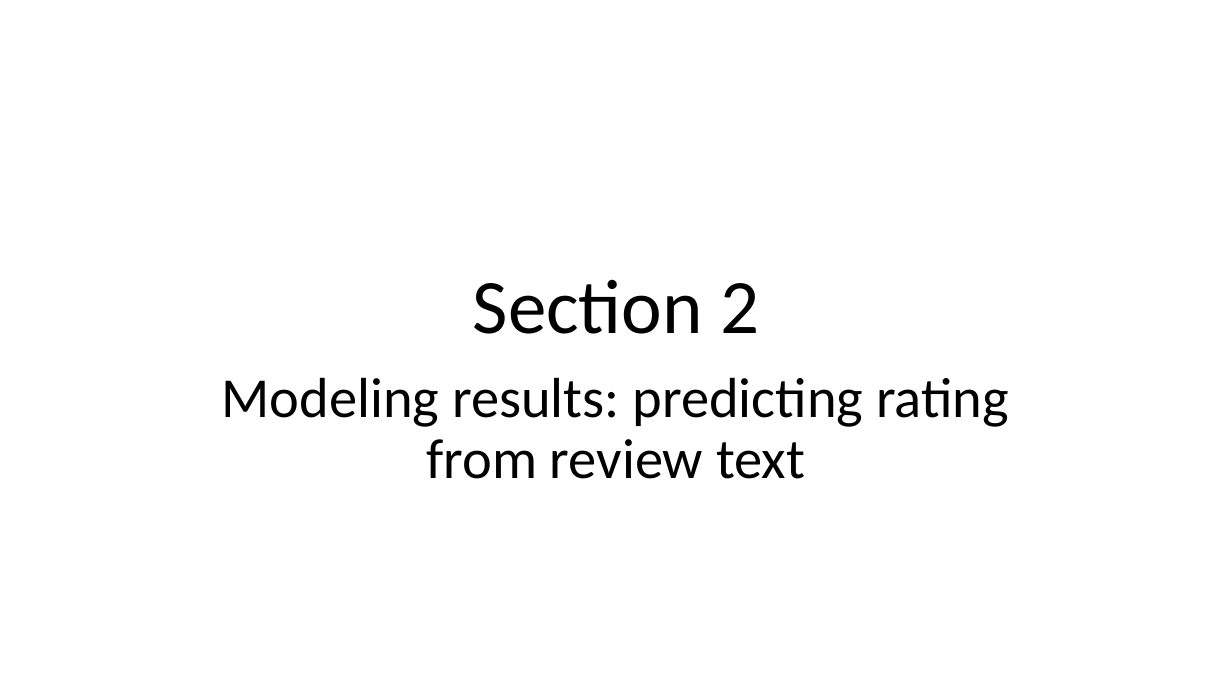
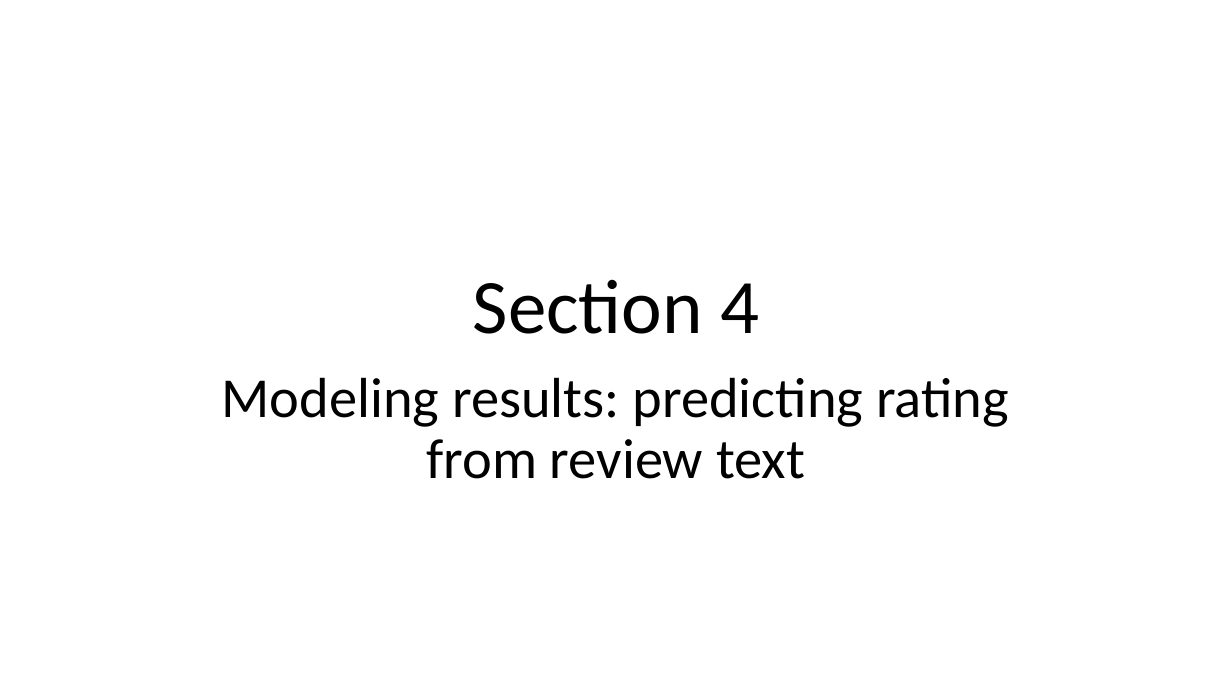
Before and after one commit to stepan-o/lift, a slide deck: slide 11 of presentations/Yelp_dataset_results.pptx (slide 9 before the commit). Drawn at 1232x693 pixels with LibreOffice and Linux fonts; fonts in the diff are those of the drawing. Boxes give left, top, right and bottom in pixels: in the first picture for what was removed or moved away, otherwise in the second. Text is boxed around its words. In the diff, an @@ line names an element or a change of style, - is before the commit and + after.

```diff
--- a/presentations/Yelp_dataset_results.pptx
+++ b/presentations/Yelp_dataset_results.pptx
@@ title at (x1=473, y1=279, x2=759, y2=334): text changed @@
-Section 2
+Section 4
```
Also in this commit, not shown: 1 other slide changed, 2 slides added.
